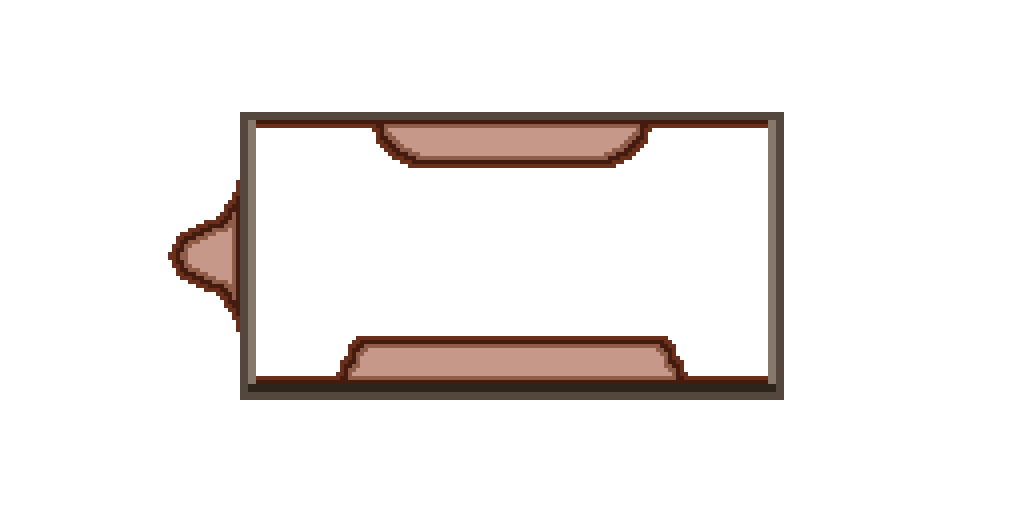
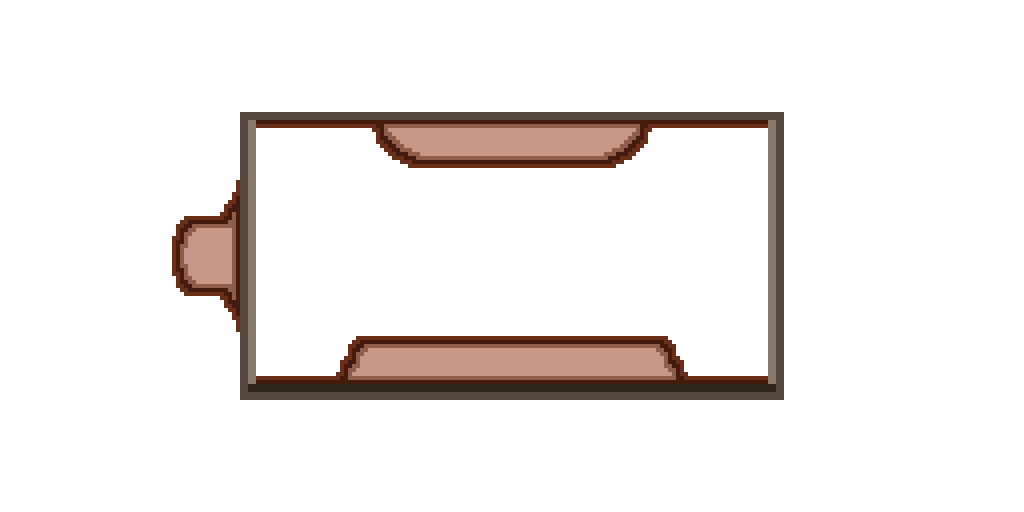
Layer changes from the first w=1024, h=512 image to the second:
added layer "Layer 9" above "Layer 4" over [172, 216, 228, 296]
painted on "Layer 4" over [168, 252, 172, 260]
